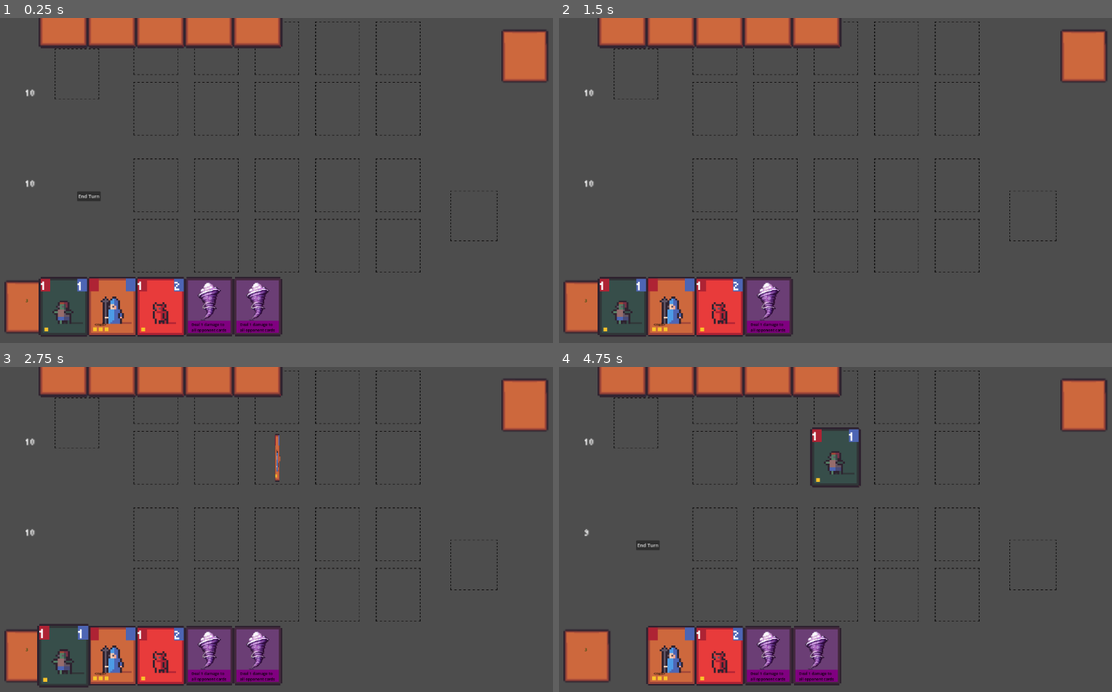
Above: before the commit, frames 1-4 (two rows, left to right).
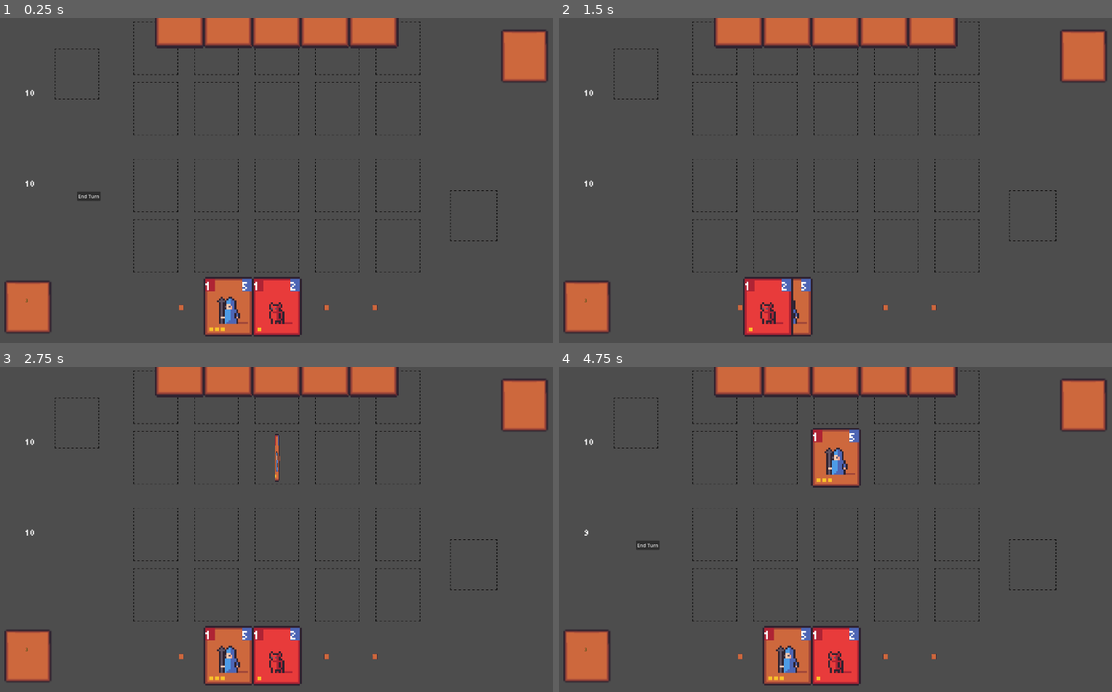
Above: after the commit, the same moments.

Repository: yusufdegerli/cardgameGodot
Game: Godot game, scene res://scenes/main.tscn
Two runs of this game, one before a commit and one after it. Both use one fixed random seed, a clock stepped at 60 frames per second and the inputs below.
Inputs (mouse positions are in pixels of both pictures, inside the frame that each line leads up to):
- Up to frame 1 (0.25 s): no input
- Up to frame 2 (1.5 s): click "End Turn" at 0.5 s; tap Enter at 1.25 s; drag from (818, 307) to (669, 307) at 1.27 s
- Up to frame 3 (2.75 s): drag from (210, 656) to (66, 656) at 2.02 s
- Up to frame 4 (4.75 s): move the mouse to (719, 656) at 2.77 s; click (719, 656) at 2.92 s; tap Space at 3.5 s; drag from (669, 656) to (835, 458) at 3.52 s; drag from (625, 656) to (835, 458) at 4.27 s

The runs differ from the first frame. In frame 1, 12% of the frame differs, in the area x 4-99%, y 0-98%; in frame 2, 11%; in frame 3, 13%; in frame 4, 13%.

Commit message:
Add files via upload

Diff:
--- a/project.godot
+++ b/project.godot
@@ -21,7 +21,8 @@
 
 [display]
 
-window/stretch/scale=0.6
+window/size/viewport_width=1920
+window/size/viewport_height=1080
 window/vsync/vsync_mode=0
 
 [input]
--- /dev/null
+++ b/scripts/Abilities/Tornado.gd
@@ -0,0 +1,28 @@
+extends Node
+const TORNADO_DAMAGE = 1
+
+func trigger(battle_manager_reference, card_with_ability, input_manager_reference):
+	input_manager_reference.inputs_disabled = true
+	battle_manager_reference.enable_end_turn_button(false)
+	battle_manager_reference.enable_end_turn_button(false)
+
+	await battle_manager_reference.wait(1.0)
+	var cards_to_destroy = []
+
+	for card in battle_manager_reference.opponent_cards_on_battlefield:
+		card.health = max(0, card.health - TORNADO_DAMAGE)
+		card.get_node("Health").text = str(card.health)
+		if card.health == 0:
+			cards_to_destroy.append(card)
+
+	await battle_manager_reference.wait(1.0)
+
+
+	if cards_to_destroy.size() > 0: # rakip kart, tornadoyla öldüğünde siktir olup gitmiyor.
+		for card in cards_to_destroy:
+			battle_manager_reference.destroy_card(card, "Opponent")
+
+	battle_manager_reference.destroy_card(card_with_ability, "Player")
+	await battle_manager_reference.wait(1.0)
+	battle_manager_reference.enable_end_turn_button(true)
+	input_manager_reference.inputs_disabled = false
--- a/scripts/BattleManager.gd
+++ b/scripts/BattleManager.gd
@@ -229,3 +229,11 @@
 	is_opponents_turn = false
 	$"../EndTurnButton".disabled = false
 	$"../EndTurnButton".visible = true
+
+func enable_end_turn_button(is_enabled):
+	if is_enabled:
+		$"../EndTurnButton".visible = true
+		$"../EndTurnButton".disabled = false
+	else:
+		$"../EndTurnButton".disabled = false
+		$"../EndTurnButton".visible = true
--- a/scripts/Card.gd
+++ b/scripts/Card.gd
@@ -9,6 +9,7 @@
 var health
 var attack
 var defeated = false
+var ability_script
 
 func _ready() -> void:
 	"""
--- a/scripts/CardDataBase.gd
+++ b/scripts/CardDataBase.gd
@@ -1,55 +1,55 @@
-# First attack point, second health point, third ability text
+# First attack point, second health point, third ability text, abiltiy script
 # Ability'lerin card slotlarının adı yanlış. Bundan dolayı bir tane daha car slotu eklenebilir.
 const CARDS = {
 #	ABILITIES
-	"Tornado" : [null, null, "Human", "Deal 1 damage to all opponent cards"],
+	"AbilityTornado" : [null, null, "Human", "Deal 1 damage to all opponent cards", "res://scripts/Abilities/Tornado.gd"],
 #	HUMANS
-	"HumanArcher" : [2, 4, "Human", null],
-	"HumanKnight" : [5, 2, "Human", null],
-	"HumanSoldier" : [1, 3, "Human", null],
-	"HumanWizard" : [1, 5, "Human", null],
+	"HumanArcher" : [2, 4, "Human", null, null],
+	"HumanKnight" : [5, 2, "Human", null, null],
+	"HumanSoldier" : [1, 3, "Human", null, null],
+	"HumanWizard" : [1, 5, "Human", null, null],
 
 #	BERSERKERS
-	"BerserkArcher" : [3, 4, "Human", null],
-	"BerserkHammer" : [3, 5, "Human", null],
-	"BerserkLeader" : [3, 6, "Human", null],
-	"BerserkWizard" : [6, 4, "Human", null],
+	"BerserkArcher" : [3, 4, "Human", null, null],
+	"BerserkHammer" : [3, 5, "Human", null, null],
+	"BerserkLeader" : [3, 6, "Human", null, null],
+	"BerserkWizard" : [6, 4, "Human", null, null],
 
 #	PIRATES
-	"PirateCannon" : [4, 8, "Human", null],
-	"PirateCaptain" : [3, 7, "Human", null],
-	"PiratePistols" : [3, 6, "Human", null],
-	"PirateSword" : [3, 4, "Human", null],
+	"PirateCannon" : [4, 8, "Human", null, null],
+	"PirateCaptain" : [3, 7, "Human", null, null],
+	"PiratePistols" : [3, 6, "Human", null, null],
+	"PirateSword" : [3, 4, "Human", null, null],
 
 #	SKELETONS
-	"Skeleton" : [1, 2, "Monster", null],
-	"SkeletonArcher" : [2, 4, "Monster", null],
-	"SkeletonSoldier" : [4, 3, "Monster", null],
+	"Skeleton" : [1, 2, "Monster", null, null],
+	"SkeletonArcher" : [2, 4, "Monster", null, null],
+	"SkeletonSoldier" : [4, 3, "Monster", null, null],
 	"SkeletonWizard" : [2, 3, "Monster", null],
 
 #	ZOMBIE
-	"Zombie" : [1, 1, "Monster", null],
-	"ZombieFat" : [3, 2, "Monster", null],
-	"ZombieMuscle" : [5, 4, "Monster", null],
-	"ZombieRunner" : [4, 3, "Monster", null],
+	"Zombie" : [1, 1, "Monster", null, null],
+	"ZombieFat" : [3, 2, "Monster", null, null],
+	"ZombieMuscle" : [5, 4, "Monster", null, null],
+	"ZombieRunner" : [4, 3, "Monster", null, null],
 
 #	DEMONS
-	"Demon" : [1, 2, "Monster", null],
-	"DemonFire" : [3, 5, "Monster", null],
-	"DemonSatan" : [6, 6, "Monster", null],
-	"DemonTrident" : [2, 4, "Monster", null],
+	"Demon" : [1, 2, "Monster", null, null],
+	"DemonFire" : [3, 5, "Monster", null, null],
+	"DemonSatan" : [6, 6, "Monster", null, null],
+	"DemonTrident" : [2, 4, "Monster", null, null],
 
 #	EVILS
-	"EvilKnight" : [3, 4, "Human", null],
-	"EvilSpearman" : [4, 3, "Human", null],
-	"EvilWitch" : [3, 4, "Human", null],
-	"EvilWizard" : [3, 6, "Human", null],
+	"EvilKnight" : [3, 4, "Human", null, null],
+	"EvilSpearman" : [4, 3, "Human", null, null],
+	"EvilWitch" : [3, 4, "Human", null, null],
+	"EvilWizard" : [3, 6, "Human", null, null],
 
 #	GOBLINS
-	"Goblin" : [1, 2, "Monster", null],
-	"GoblinWithGlave" : [2, 0, "Monster", null],
-	"GoblinWithHammer" : [2, 4, "Monster", null],
-	"GoblinWithKnives" : [2, 6, "Monster", null],
+	"Goblin" : [1, 2, "Monster", null, null],
+	"GoblinWithGlave" : [2, 0, "Monster", null, null],
+	"GoblinWithHammer" : [2, 4, "Monster", null, null],
+	"GoblinWithKnives" : [2, 6, "Monster", null, null],
 
 
 #	MONSTERS
--- a/scripts/CardManager.gd
+++ b/scripts/CardManager.gd
@@ -45,15 +45,19 @@
 func card_clicked(card):
 	# Card if card on battlefield or in hand
 	if card.card_slot_card_is_in:
-		if $"../BattleManager".is_opponents_turn == false:
-			if $"../BattleManager".player_is_attacking == false:
-				# Card on battlefield
-				if card not in $"../BattleManager".player_cards_that_attacked_this_turn:
-					if $"../BattleManager".opponent_cards_on_battlefield.size() == 0:
-						$"../BattleManager".direct_attack(card, "Player")
-						return
-					else:
-						select_card_for_battle(card)
+		if $"../BattleManager".is_opponents_turn:
+			return
+
+		if $"../BattleManager".player_is_attacking:
+			return
+		if card in $"../BattleManager".player_cards_that_attacked_this_turn:
+			return
+		if card.card_type != "Monster":
+			return
+		if $"../BattleManager".opponent_cards_on_battlefield.size() == 0:
+			$"../BattleManager".direct_attack(card, "Player")
+		else:
+			select_card_for_battle(card)
 	else:
 		# Card in hand
 		start_drag(card)
@@ -101,21 +105,31 @@
 	var card_slot_found = raycast_check_for_card_slot()
 	if card_slot_found and not card_slot_found.card_in_slot: # oc sorgu
 		if card_being_dragged.card_type == card_slot_found.card_slot_type:
-			if !played_human_card_this_turn:
-				played_human_card_this_turn = true
-			else:
-				played_monster_card_this_turn = true
-				card_being_dragged.scale = Vector2(CARD_SMALLER_SCALE, CARD_SMALLER_SCALE)
-				card_being_dragged.z_index = -1
-				is_hovering_on_card = false
-				card_being_dragged.card_slot_card_is_in = card_slot_found
-				player_hand_reference.remove_card_from_hand(card_being_dragged)
-				card_being_dragged.position = card_slot_found.position
-				card_slot_found.card_in_slot = true
-				card_slot_found.get_node("Area2D/CollisionShape2D").disabled = true
-				$"../BattleManager".player_cards_on_battlefield.append(card_being_dragged)
+			if card_being_dragged.card_type == "Monster" && played_monster_card_this_turn:
+				player_hand_reference.add_card_to_hand(card_being_dragged, DEFAULT_CARD_MOVE_SPEED)
 				card_being_dragged = null
 				return
+			#if !played_human_card_this_turn:
+				#played_human_card_this_turn = true
+			#else:
+				#
+			card_being_dragged.scale = Vector2(CARD_SMALLER_SCALE, CARD_SMALLER_SCALE)
+			card_being_dragged.z_index = -1
+			is_hovering_on_card = false
+			card_being_dragged.card_slot_card_is_in = card_slot_found
+			player_hand_reference.remove_card_from_hand(card_being_dragged)
+			card_being_dragged.position = card_slot_found.position
+			card_slot_found.card_in_slot = true
+			card_slot_found.get_node("Area2D/CollisionShape2D").disabled = true
+
+			if card_being_dragged.card_type == "Monster":
+				$"../BattleManager".player_cards_on_battlefield.append(card_being_dragged)
+				played_monster_card_this_turn = true
+			#else:
+			elif card_being_dragged.ability_script:
+				card_being_dragged.ability_script.trigger($"../BattleManager", card_being_dragged, $"../InputManager")
+			card_being_dragged = null
+			return
 	player_hand_reference.add_card_to_hand(card_being_dragged, DEFAULT_CARD_MOVE_SPEED)
 	card_being_dragged = null
 
@@ -205,6 +219,10 @@
 	- `true` olduğunda, kart vurgulanır.
 	- `false` olduğunda, kart eski durumuna döner.
 	"""
+	# BURAYA HİÇ GİRMİYOR? BU YÜZDEN TETİKLENMİYO AMA GERİ KALAN ŞEYLER HALLOLDU GİBİ.
+	if card.card_slot_card_is_in: # Çalışmasa da olur galiba
+		print("AAAAA")
+		return
 	if hovered:
 		card.scale = Vector2(CARD_BIGGER_SCALE, CARD_BIGGER_SCALE)
 		card.z_index = 2
--- a/scripts/Deck.gd
+++ b/scripts/Deck.gd
@@ -4,9 +4,10 @@
 const CARD_DRAW_SPEED = 1
 const STARTING_HAND_SIZE = 5
 
-var player_deck = ["Zombie", "SkeletonWizard", "Zombie", "PirateCannon", "Tornado", "HumanWizard", "Tornado", "Demon"]
+var player_deck = ["AbilityTornado", "SkeletonWizard", "AbilityTornado", "PirateCannon", "AbilityTornado", "HumanWizard", "AbilityTornado", "Demon"]
 var card_database_reference
 var drawn_card_this_turn = false
+var AbilityCards = []
 
 # Called when the node enters the scene tree for the first time.
 func _ready() -> void:
@@ -65,13 +66,18 @@
 		new_card.health = card_database_reference.CARDS[card_drawn_name][1]
 		new_card.get_node("Health").text = str(new_card.health)
 	else:
-		new_card.get_node("Health").visible = false
-		new_card.get_node("Attack").visible = false
-		print("res: ", card_database_reference.CARDS[card_drawn_name][3])
-		new_card.get_node("Ability").text = str(card_database_reference.CARDS[card_drawn_name][3])
-		#print("asdasd:", card_database_reference.CARDS[card_drawn_name][3])
-		#print("asdasd:", new_card.get_node("Abiltiy").name)
+		new_card.get_node("Ability").visible = false
+		new_card.attack = card_database_reference.CARDS[card_drawn_name][0]
+		new_card.get_node("Attack").text = str(new_card.attack)
+		new_card.health = card_database_reference.CARDS[card_drawn_name][1]
+		new_card.get_node("Health").text = str(new_card.health)
 
+		var new_card_ability_script_path = card_database_reference.CARDS[card_drawn_name][4]
+		if new_card_ability_script_path:
+			new_card.ability_script = load(new_card_ability_script_path).new()
+			new_card.get_node("Health").visible = false
+			new_card.get_node("Attack").visible = false
+			new_card.get_node("Ability").text = str(card_database_reference.CARDS[card_drawn_name][3])
 	$"../CardManager".add_child(new_card)
 	new_card.name = "Card"
 	$"../PlayerHand".add_card_to_hand(new_card, CARD_DRAW_SPEED)
@@ -79,3 +85,9 @@
 
 func reset_draw():
 	drawn_card_this_turn = false
+
+func card_is_ability_control(playerDeck):
+	for card in player_deck:
+		if "Ability" in card:
+			AbilityCards.append(card)
+	return AbilityCards
--- a/scripts/InputManager.gd
+++ b/scripts/InputManager.gd
@@ -9,6 +9,7 @@
 
 var card_manager_reference
 var deck_reference
+var inputs_disabled = false
 
 func _ready() -> void:
 	"""
@@ -59,6 +60,8 @@
 	EĞER KART DESTESİNE TIKLANMIŞSA
 		Deck.gd dosyasındaki drag_card() fonksionuyla, kart çekilir.
 	"""
+	if inputs_disabled:
+		return
 	var space_state = get_world_2d().direct_space_state
 	var parameters = PhysicsPointQueryParameters2D.new()
 	parameters.position = get_global_mouse_position()
Not shown: 1 places in scenes/Card.tscn that only renumber resources
Not shown: 1 places in scenes/main.tscn that only renumber resources
